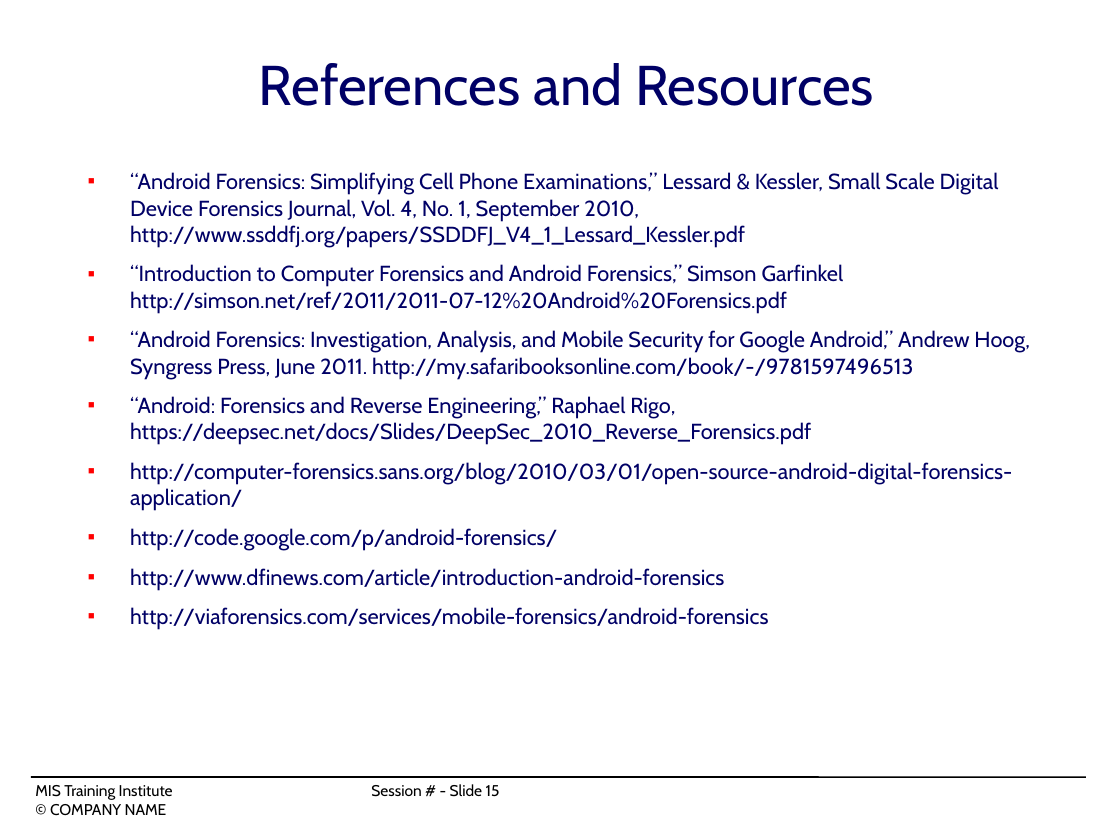
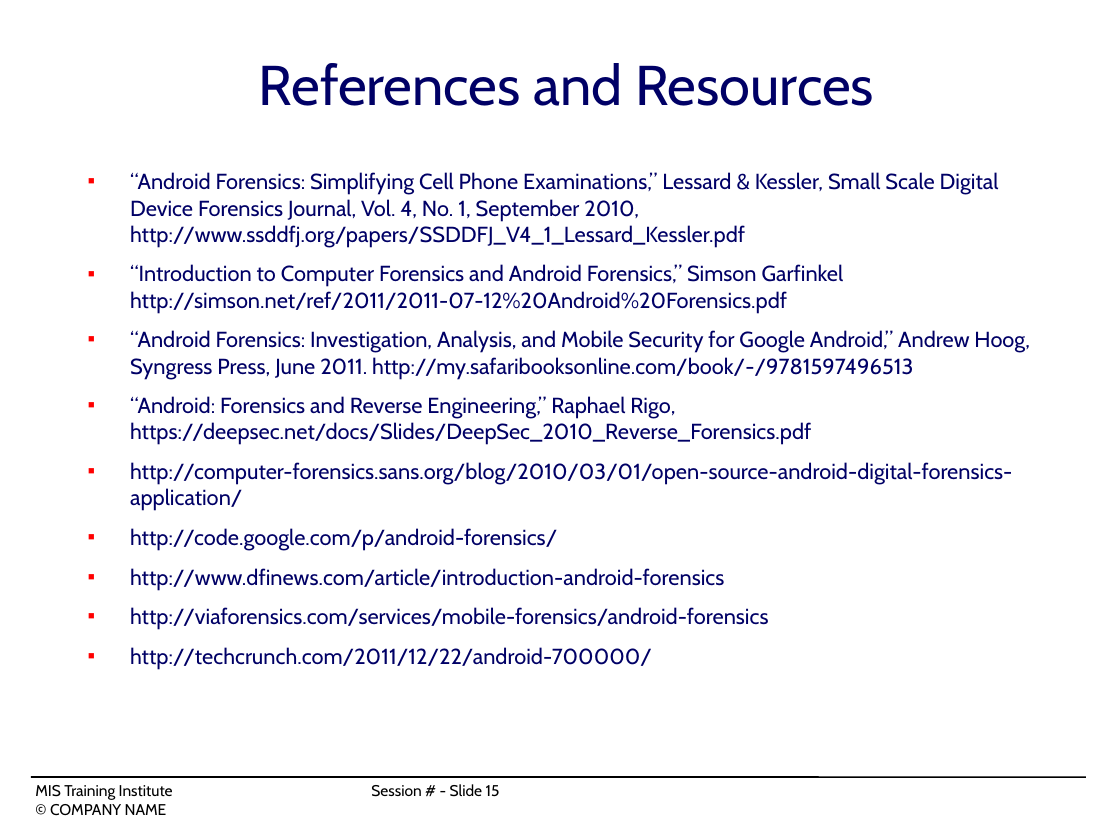
Before and after one commit to mchow01/Security, a slide deck: slide 15 of forensics/android/OS12_C4-mchow.ppt. Drawn at 1120x840 pixels with LibreOffice and Linux fonts; fonts in the diff are those of the drawing. Boxes give left, top, right and bottom in pixels: in the first picture for what was removed or moved away, otherwise in the second. Text is boxed around its words. In the diff, an @@ line names an element or a change of style, - is before the commit and + after.

```diff
--- a/forensics/android/OS12_C4-mchow.ppt
+++ b/forensics/android/OS12_C4-mchow.ppt
@@ text at [130, 647, 652, 670]: paragraph added @@
+■ http://techcrunch.com/2011/12/22/android-700000/
```
Also in this commit, not shown: 3 other slides changed.
